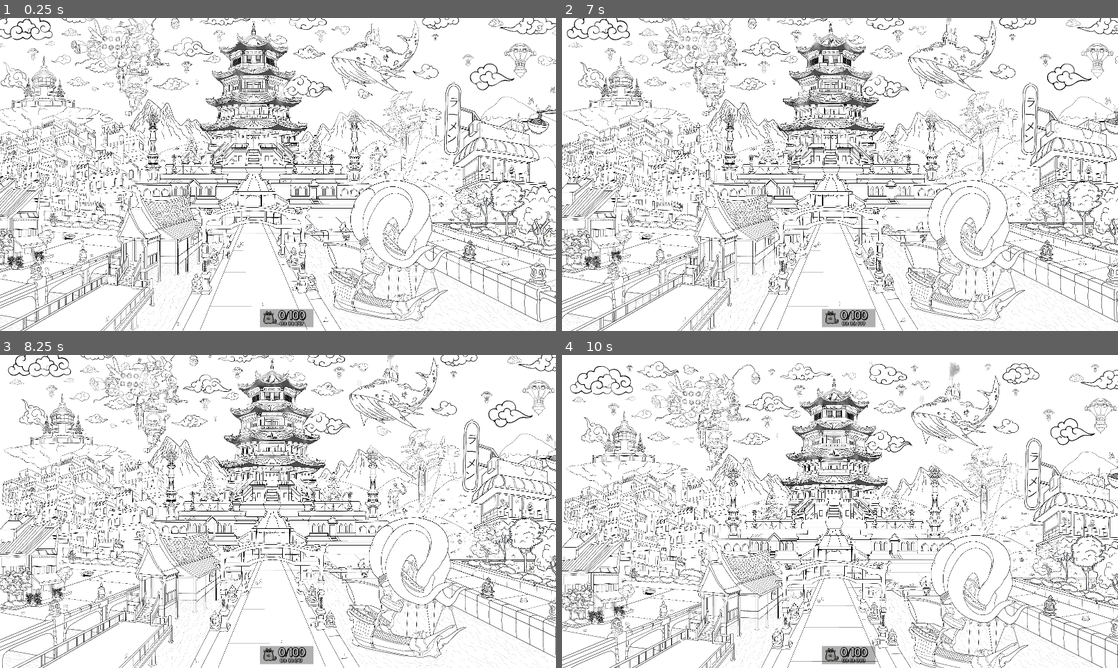
Above: before the commit, frames 1-4 (two rows, left to right).
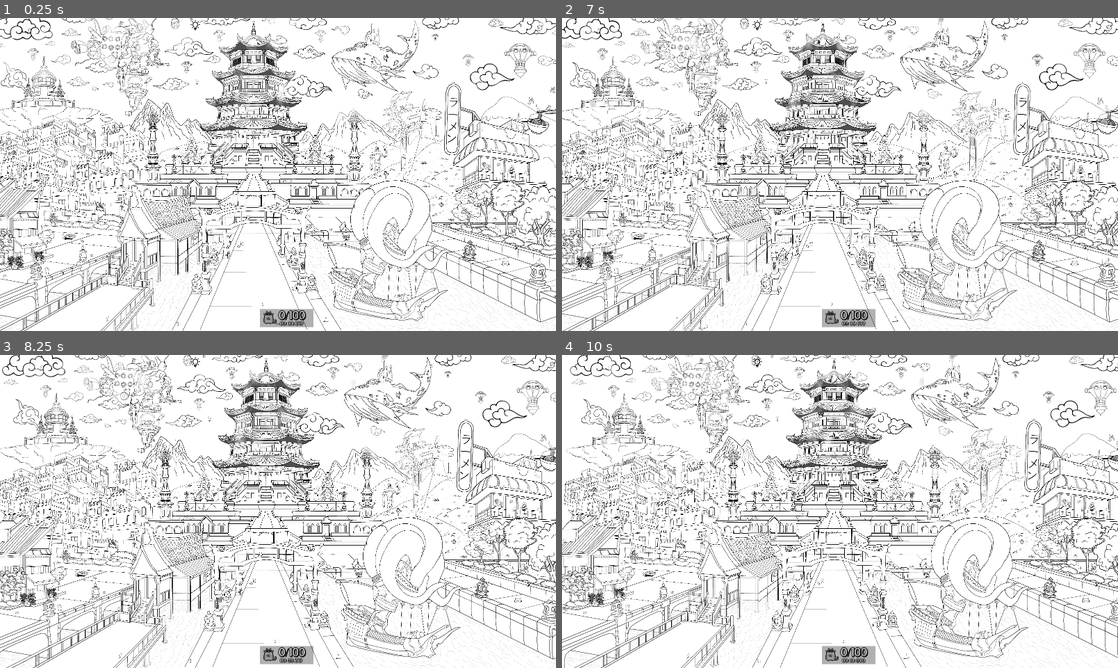
Above: after the commit, the same moments.

Repository: Wpan0n/_HiddenPaws_
Game: Godot game, scene res://Scenes/MainGame.tscn
Two runs of this game, one before a commit and one after it. Both use one fixed random seed, a clock stepped at 60 frames per second and the inputs below.
Inputs (mouse positions are in pixels of both pictures, inside the frame that each line leads up to):
- Up to frame 1 (0.25 s): no input
- Up to frame 2 (7 s): click (823, 96) at 0.52 s; click (823, 96) at 1.27 s; click (823, 96) at 2.02 s; move the mouse to (962, 158) at 2.77 s; click (962, 158) at 2.92 s; drag from (728, 190) to (812, 237) at 3.52 s; move the mouse to (895, 105) at 4.27 s; click (895, 105) at 4.42 s; drag from (812, 237) to (673, 127) at 5.02 s; move the mouse to (1006, 221) at 5.77 s; click (1006, 221) at 5.92 s; drag from (673, 127) to (756, 96) at 6.52 s
- Up to frame 3 (8.25 s): move the mouse to (305, 511) at 7.27 s; click (305, 511) at 7.42 s; drag from (194, 433) to (166, 527) at 8.02 s
- Up to frame 4 (10 s): move the mouse to (962, 495) at 8.77 s; click (962, 495) at 8.92 s; drag from (728, 527) to (812, 574) at 9.52 s

The runs differ from the first frame. In frame 1, less than 0.1% of the frame differs, in the area x 34-36%, y 0-4%; in frame 2, 31%; in frame 3, 30%; in frame 4, 32%, in the area x 0-100%, y 0-100%.

Commit message:
hint button good to go but maybe the error 4 sprite and singleton not

Diff:
--- a/Scenes/MainGame.tscn
+++ b/Scenes/MainGame.tscn
@@ -8,6 +8,7 @@
 [ext_resource type="Script" uid="uid://ckjkredhpjkem" path="res://Scripts/Cat_Sprite.gd" id="5_j0mpy"]
 [ext_resource type="AudioStream" uid="uid://dk6fli64uewdk" path="res://assets/Sfx_Music/kitty-meow-85182.mp3" id="6_pm1xx"]
 [ext_resource type="PackedScene" uid="uid://b4pqhyja1h6ut" path="res://Scenes/pause_menu.tscn" id="7_et12g"]
+[ext_resource type="Texture2D" uid="uid://bmnjy8j76u1pg" path="res://assets/ui/hint-33.png" id="7_hllja"]
 [ext_resource type="Texture2D" uid="uid://da5h2l33v5nxw" path="res://assets/image-256x254-removebg-preview (1) (2).png" id="7_r6a0e"]
 [ext_resource type="Texture2D" uid="uid://dmibvpcq8ywh7" path="res://Cat_Sprites/Layer 3.svg" id="8_2uglc"]
 [ext_resource type="Texture2D" uid="uid://chbklughc6ioa" path="res://Cat_Sprites/Layer 4.svg" id="9_th002"]
@@ -226,6 +227,19 @@
 scale = Vector2(0.839286, 0.839286)
 texture = ExtResource("7_r6a0e")
 
+[node name="HintButton" type="TextureButton" parent="UserInterface/GameUI"]
+layout_mode = 1
+anchors_preset = 1
+anchor_left = 1.0
+anchor_right = 1.0
+offset_left = -575.0
+offset_top = 2271.0
+offset_right = -92.0
+offset_bottom = 2794.0
+grow_horizontal = 0
+mouse_filter = 1
+texture_normal = ExtResource("7_hllja")
+
 [node name="HiddenPaw_Scene" type="Sprite2D" parent="."]
 texture = ExtResource("1_j1k4u")
 metadata/_edit_lock_ = true
@@ -1424,3 +1438,5 @@
 anchor_right = 0.5
 anchor_bottom = 0.5
 metadata/_edit_use_anchors_ = true
+
+[connection signal="pressed" from="UserInterface/GameUI/HintButton" to="UserInterface/GameUI" method="_on_hint_button_pressed"]
--- a/Scripts/GameUI.gd
+++ b/Scripts/GameUI.gd
@@ -4,22 +4,26 @@
 # This script controls the game’s user interface (UI), like the score display and stopwatch.
 # It keeps track of how many cats (sprites) the player has clicked, updates the score,
 # plays sounds when the game is won, and saves the game progress.
-# It also checks that there are exactly 100 clickable cats in the game.
+# It also manages a hint button that makes an unclicked sprite flash for a second.
 
 # --- Game State Variables ---
 # These keep track of the game’s progress.
 var score = 0  # How many cats the player has clicked.
-var max_score = 100  # The total number of cats the player needs to click to win (should be 100).
+var max_score = 100  # The total number of cats to click to win (100 cat sprites).
 var time_elapsed = 0.0  # How much time has passed (in seconds) while the game is running.
 var is_game_running = false  # True when the game is active, False when paused or finished.
 var clicked_cats = []  # A list of the names of cats that have been clicked.
 var is_fireworks_active = false  # True when the fireworks animation is playing (after winning).
 var last_displayed_time = -1.0  # Helps reduce how often the stopwatch updates to improve performance.
 
+# --- Hint Variables ---
+# These manage the hint functionality.
+var hint_timer: Timer = null  # A timer to control how long a sprite flashes.
+var hinted_sprite: Sprite2D = null  # The sprite currently being hinted.
+
 # --- Non-Interactive Sprites ---
-# These are sprites that shouldn’t be clickable (like background images).
-# We exclude them from the score and clicking logic.
-var non_interactive_sprites = ["Sprite2D101", "Sprite2D102"]  # Adjust these names if needed.
+# These are sprites that shouldn’t be clickable (like the stopwatch icon).
+var non_interactive_sprites = ["Sprite101"]  # Sprite101 is the stopwatch icon, not a cat.
 
 # --- Node References ---
 # These are connections to other parts of the game (like the score text and sound effects).
@@ -29,6 +33,7 @@
 @onready var hooray_sfx = $"../../Hooray_EndGame"  # The "hooray" sound that plays when you win.
 @onready var stopwatch = $Score/Stopwatch  # The stopwatch that shows how much time has passed.
 @onready var fireworks_timer = Timer.new()  # A timer that controls how long the fireworks play.
+@onready var hint_button = $HintButton  # The hint button in the top-right corner.
 
 # --- How This Works When the Game Starts ---
 func _ready():
@@ -42,6 +47,13 @@
 	fireworks_timer.name = "FireworksTimer"
 	add_child(fireworks_timer)  # Add the timer to the game.
 	fireworks_timer.timeout.connect(_on_fireworks_timer_timeout)  # When the timer finishes, run _on_fireworks_timer_timeout.
+
+	# Set up the hint timer (it will control the flashing duration).
+	hint_timer = Timer.new()
+	hint_timer.one_shot = true  # The timer only runs once.
+	hint_timer.name = "HintTimer"
+	add_child(hint_timer)  # Add the timer to the game.
+	hint_timer.timeout.connect(_on_hint_timer_timeout)  # When the timer finishes, reset the sprite color.
 
 	# Load the saved game progress (like the score and time).
 	if SaveGame:
@@ -80,25 +92,35 @@
 	update_score_label()
 
 	# Check how many sprites (cats) are in the "sprite_group".
-	# We only count the ones that are clickable (not background sprites).
+	# We only count the ones that are clickable (not background sprites or the stopwatch icon).
 	var sprites = get_tree().get_nodes_in_group("sprite_group")
 	# Make a list of only the clickable sprites.
 	var interactive_sprites = []
+	var sprite_names = []
 	for sprite in sprites:
-		if sprite is Sprite2D and sprite.name not in non_interactive_sprites:
-			# Add clickable sprites to the list.
-			interactive_sprites.append(sprite)
+		if sprite is Sprite2D:
+			if sprite.name not in non_interactive_sprites:
+				# Add clickable sprites to the list.
+				interactive_sprites.append(sprite)
+			# Keep track of all sprite names for debugging.
+			sprite_names.append(sprite.name)
 
 	# Check if the number of clickable sprites matches max_score (should be 100).
 	if interactive_sprites.size() != max_score:
 		# If there aren’t exactly 100 clickable sprites, show a warning.
 		printerr("Warning: Found ", interactive_sprites.size(), " interactive sprites in sprite_group, expected ", max_score)
 		# List all sprites in the group to help find the problem.
-		var sprite_names = []
-		for sprite in sprites:
-			if sprite is Sprite2D:
-				sprite_names.append(sprite.name)
 		printerr("All sprites in sprite_group: ", sprite_names)
+		# Check for missing sprites in the range Sprite1 to Sprite100.
+		var expected_sprites = []
+		for i in range(1, 101):  # From Sprite1 to Sprite100.
+			expected_sprites.append("Sprite" + str(i))
+		var missing_sprites = []
+		for expected_sprite in expected_sprites:
+			if expected_sprite not in sprite_names:
+				missing_sprites.append(expected_sprite)
+		if missing_sprites.size() > 0:
+			printerr("Missing sprites: ", missing_sprites)
 	else:
 		# If there are exactly 100 clickable sprites, print a success message.
 		print("GameUI: Found ", interactive_sprites.size(), " interactive sprites in sprite_group as expected (total sprites: ", sprites.size(), ")")
@@ -186,6 +208,45 @@
 		# Hide the fireworks if they shouldn’t be playing.
 		colorRect.visible = false
 
+# --- When the Hint Button Is Pressed ---
+func _on_hint_button_pressed():
+	# This runs when the player clicks the Hint button.
+
+	# If a hint is already active, don’t start another one.
+	if hint_timer.time_left > 0:
+		return
+
+	# Get all sprites in the "sprite_group".
+	var sprites = get_tree().get_nodes_in_group("sprite_group")
+	var unclicked_sprites = []
+
+	# Find all unclicked sprites (not in clicked_cats and not non-interactive).
+	for sprite in sprites:
+		if sprite is Sprite2D and sprite.name not in clicked_cats and sprite.name not in non_interactive_sprites:
+			unclicked_sprites.append(sprite)
+
+	# If there are unclicked sprites, pick one to hint.
+	if unclicked_sprites.size() > 0:
+		# Pick a random unclicked sprite.
+		hinted_sprite = unclicked_sprites[randi() % unclicked_sprites.size()]
+		# Make the sprite flash yellow.
+		hinted_sprite.modulate = Color.YELLOW
+		# Start the hint timer (1 second).
+		hint_timer.start(1.0)
+	else:
+		# If all sprites are clicked, do nothing.
+		print("No unclicked sprites available for hint.")
+
+# --- When the Hint Timer Finishes ---
+func _on_hint_timer_timeout():
+	# This runs when the hint timer (1 second) finishes.
+
+	# Reset the hinted sprite’s color to white (if it hasn’t been clicked).
+	if hinted_sprite and hinted_sprite.name not in clicked_cats:
+		hinted_sprite.modulate = Color.WHITE
+	# Clear the hinted sprite reference.
+	hinted_sprite = null
+
 # --- Update the Score Text ---
 func update_score_label():
 	# This updates the score text on the screen (e.g., "5/100").
@@ -294,20 +355,14 @@
 			sprite.modulate = Color.WHITE
 
 # --- How to Fix Common Issues ---
-# 1. If the game says "Found 102 sprites in sprite_group, expected 100":
-#    - This means there are too many clickable sprites in the "sprite_group".
-#    - The script already skips "Sprite2D101" and "Sprite2D102" (listed in non_interactive_sprites).
-#    - Open the game scene in the Godot editor (File > Open > res://Scenes/MainGame.tscn).
-#    - Look at the list of sprite names in the warning (e.g., "Sprite2D2" to "Sprite2D102").
-#    - Check if "Sprite2D1" is in the Scene tree. If it’s there but not in the list, add it to "sprite_group":
-#      - Click "Sprite2D1", go to Node dock > Groups tab, type "sprite_group", and click "+".
-#    - If "Sprite2D1" is missing, add a new Sprite2D node (right-click in Scene tree > Add Node > Sprite2D).
-#      Name it "Sprite2D1", set its texture to the same cat image, and add it to "sprite_group".
-#    - If there are other extra sprites, add their names to the "non_interactive_sprites" list at the top of this script.
-# 2. If the score doesn’t update when you click a cat:
-#    - Make sure the sprite has the Cat_Sprite.gd script attached (click the sprite in the Scene tree, check the script in the Inspector).
-#    - Make sure the sprite is in the "sprite_group" (Node dock > Groups tab > Check for "sprite_group").
-#    - Make sure the sprite isn’t in the "non_interactive_sprites" list (if it is, remove it from that list).
+# 1. If the hint button doesn’t work:
+#    - Make sure the HintButton node exists in the scene (path: GameUI/HintButton).
+#      Open the scene (res://Scenes/MainGame.tscn), find the HintButton node under GameUI, and check its path.
+#    - Make sure the button’s "pressed" signal is connected to _on_hint_button_pressed.
+#      In the editor, select HintButton, go to Node dock > Signals tab, and check that "pressed" is connected.
+# 2. If the sprite doesn’t flash when using the hint:
+#    - Make sure the sprites are in the "sprite_group" (Node dock > Groups tab > Check for "sprite_group").
+#    - Make sure the sprite hasn’t already been clicked (it should be white, not gray).
 # 3. If the fireworks don’t play when you win:
 #    - Make sure the Fireworks node exists in the scene (path: "../../Fireworks").
 #      Open the scene, find the Fireworks node (likely a ColorRect), and check its path.
Not shown: 1 places in Scenes/MainGame.tscn that only renumber resources
Binary file added: assets/ui/hint-100.png
Not shown, added: assets/ui/hint-100.png.import
Binary file added: assets/ui/hint-150.png
Not shown, added: assets/ui/hint-150.png.import
Binary file added: assets/ui/hint-200.png
Not shown, added: assets/ui/hint-200.png.import
Binary file added: assets/ui/hint-33.png
Not shown, added: assets/ui/hint-33.png.import
Binary file added: assets/ui/hint-419.png
Not shown, added: assets/ui/hint-419.png.import
Binary file added: assets/ui/hint-50.png
(and 3 more such lines)
